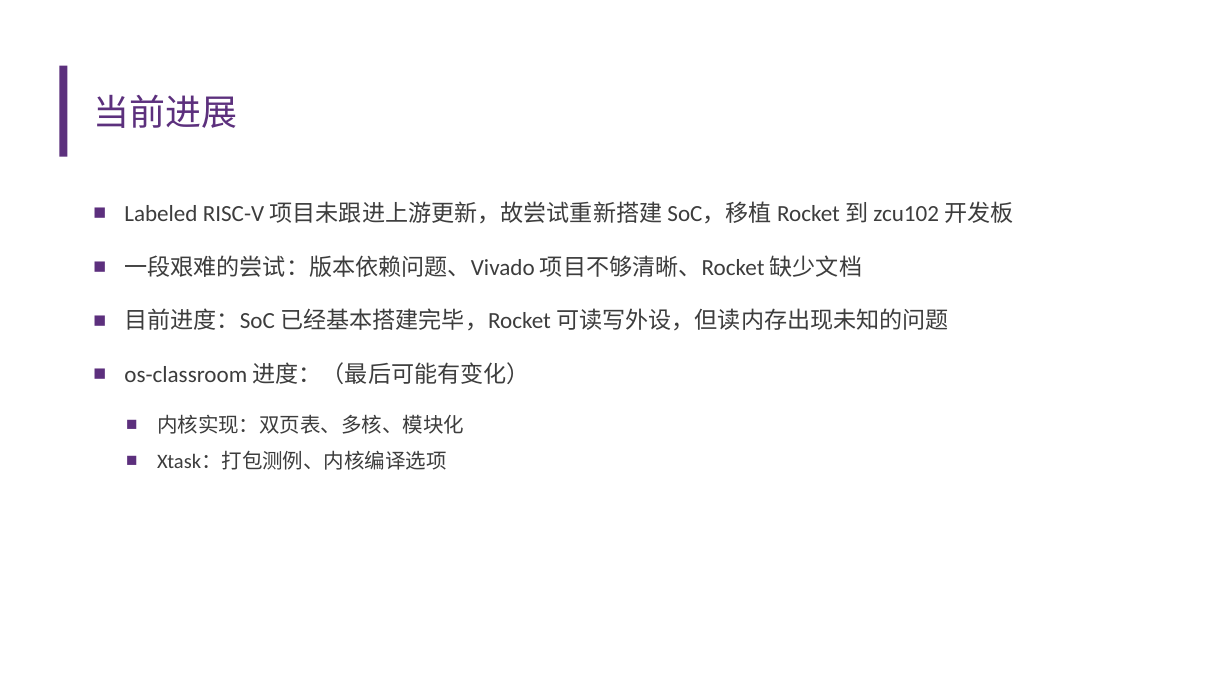
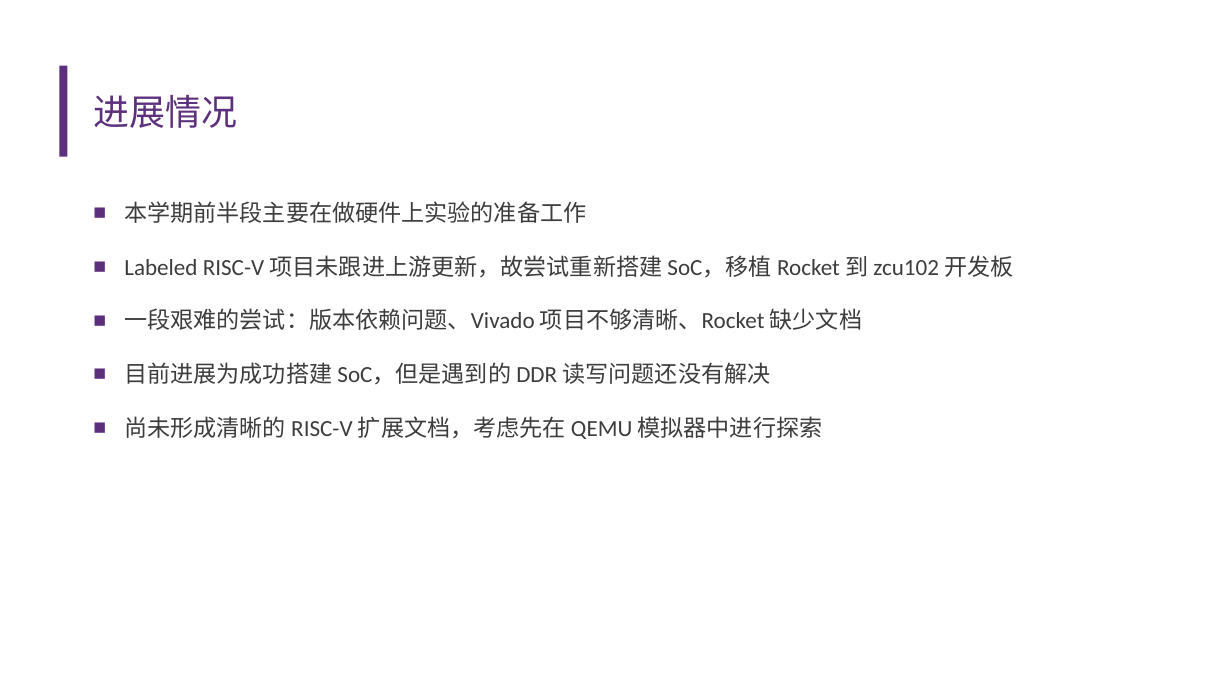
Before and after one commit to U-interrupt/uintr, a slide deck: slide 7 of doc/开题报告.pptx (slide 6 before the commit). Drawn at 1232x693 pixels with LibreOffice and Linux fonts; fonts in the diff are those of the drawing; background and template pictures are left out. Boxes give left, top, right and bottom in pixels: in the first picture for what was removed or moved away, otherwise in the second. Text is boxed around its words. In the diff, an @@ line names an element or a change of style, - is before the commit and + after.

```diff
--- a/doc/开题报告.pptx
+++ b/doc/开题报告.pptx
@@ title at <box>94,95,238,128</box>: text changed @@
-当前进展
+进展情况
@@ text at <box>124,201,586,223</box>: paragraph added @@
+■ 本学期前半段主要在做硬件上实验的准备工作
@@ text at <box>124,362,823,439</box>: text changed @@
-■ 目前进度：SoC 已经基本搭建完毕，Rocket 可读写外设，但读内存出现未知的问题
-■ os-classroom 进度：（最后可能有变化）
-  ■ 内核实现：双页表、多核、模块化
-  ■ Xtask：打包测例、内核编译选项
+■ 目前进展为成功搭建 SoC，但是遇到的 DDR 读写问题还没有解决
+■ 尚未形成清晰的 RISC-V 扩展文档，考虑先在 QEMU 模拟器中进行探索
```
Also in this commit, not shown: 5 other slides changed, 5 slides added, 1 slide removed.
